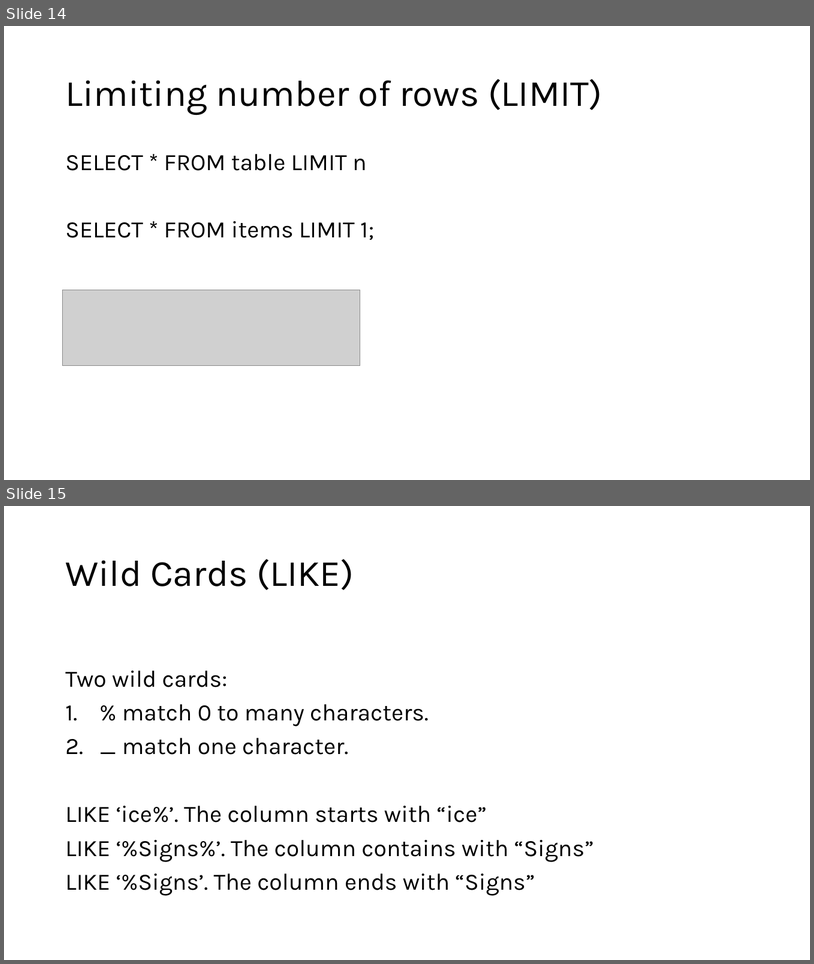
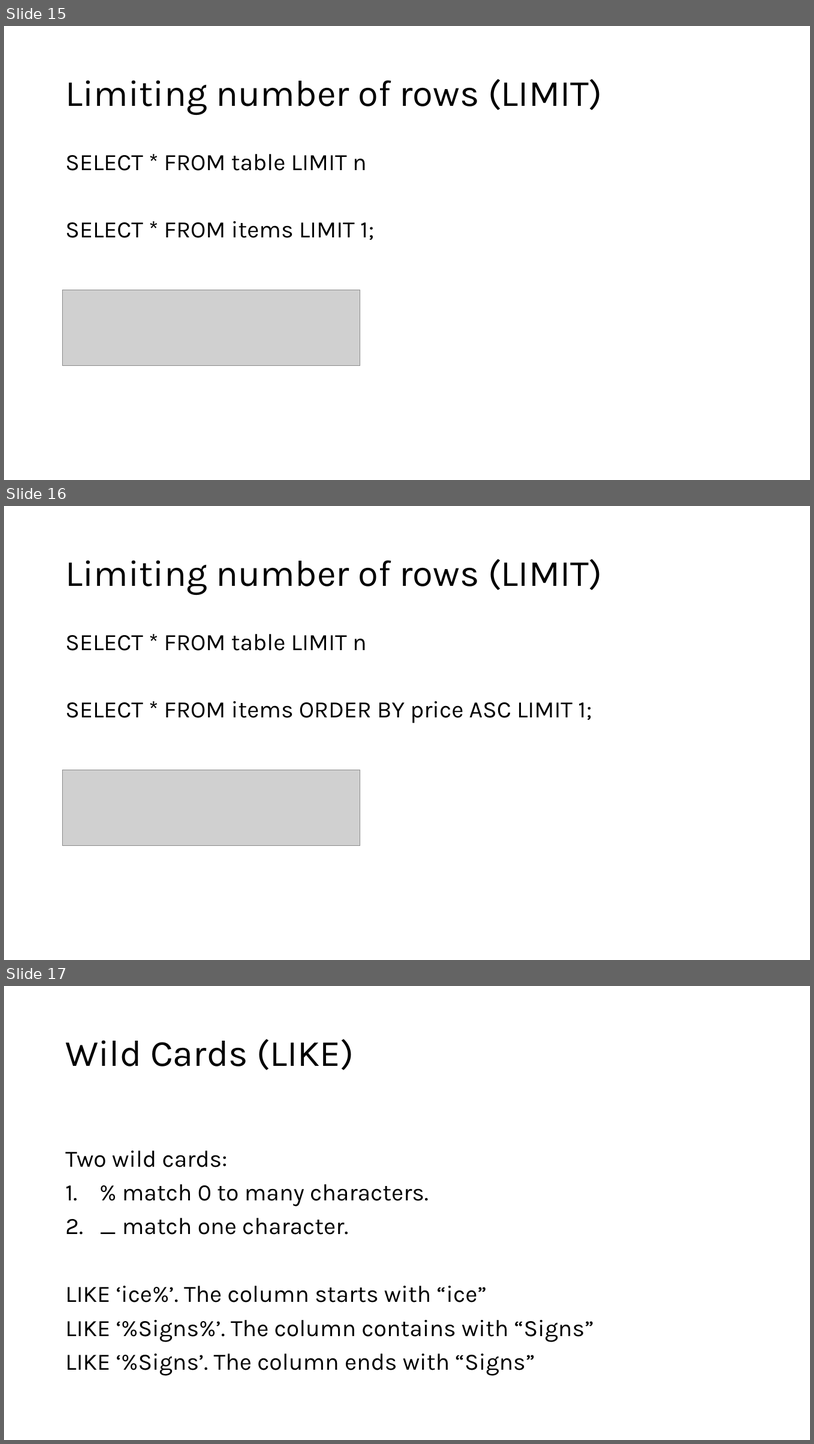
Before and after one commit to appjedi/youtube, a slide deck: SQL/Intro To SQL Day 1.pptx. Shown one above the other, each under a label of ours: slides 14 and 15 before the commit, slides 15, 16 and 17 after it. The pictures are 814x964 and 814x1444 pixels, drawn with LibreOffice and Linux fonts; fonts in the diff are those of the drawing; grey boxes stand for pictures. Boxes give left, top, right and bottom in pixels: in the first picture for what was removed or moved away, otherwise in the second. Text is boxed around its words. In the diff, an @@ line names an element or a change of style, - is before the commit and + after.

```diff
--- a/SQL/Intro To SQL Day 1.pptx
+++ b/SQL/Intro To SQL Day 1.pptx
@@ slide 16 added at (4, 506, 810, 960), background #FFFFFF @@
@@ title added at (65, 559, 602, 595), 44 pt, text #000000 @@
+Limiting number of rows (LIMIT)
@@ text added at (65, 634, 592, 723), 28 pt, text #000000 @@
+SELECT * FROM table LIMIT n
+SELECT * FROM items ORDER BY price ASC LIMIT 1;
@@ picture added at (63, 770, 360, 846) @@
@@ what was slide 14 is now slide 15 @@
@@ what was slide 15 is now slide 17 @@
```
Also in this commit, not shown: 3 slides changed, 1 other slide added, 10 other files.
